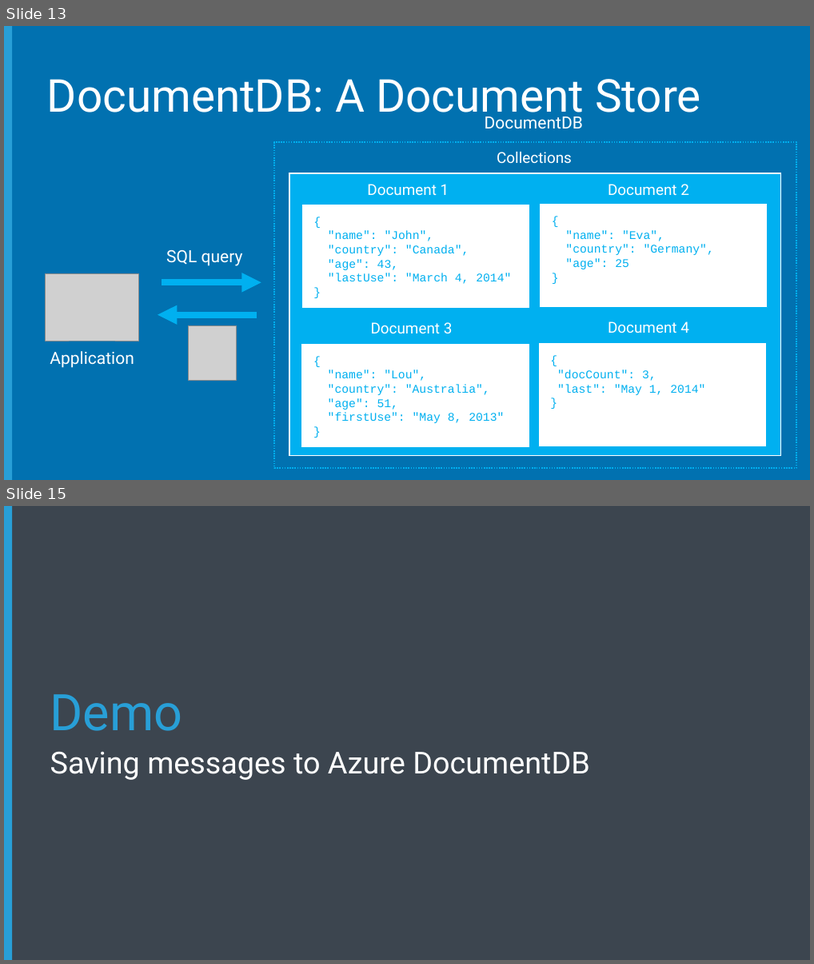
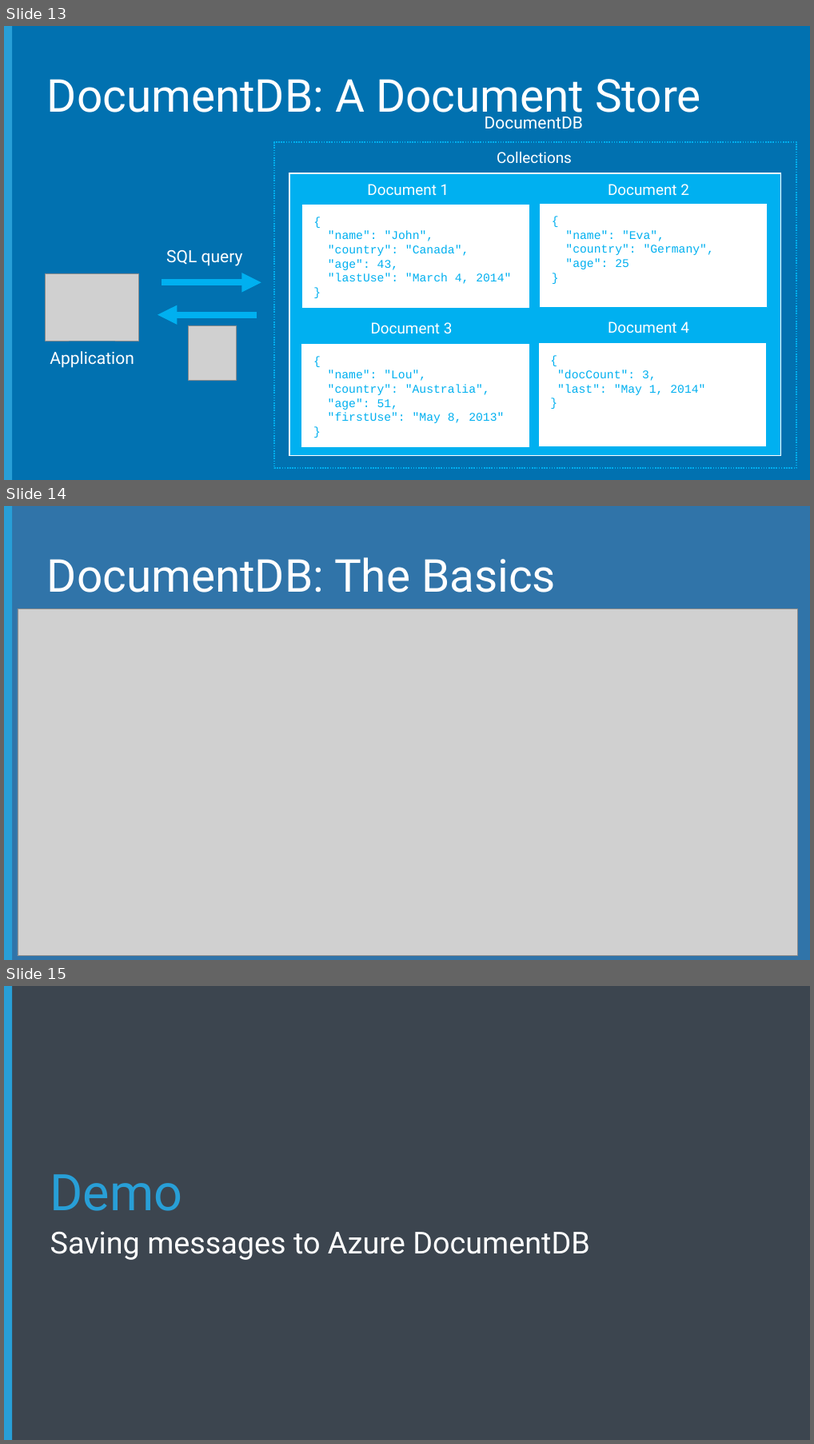
Before and after one commit to Microsoft-Web/NodeCamp, a slide deck: Presentation/BuildingTheBackend/BuildingTheBackend.pptx. Shown one above the other, each under a label of ours: slides 13 and 15 before the commit, slides 13, 14 and 15 after it; the slides between them are not shown. The pictures are 814x964 and 814x1444 pixels, drawn with LibreOffice and Linux fonts; fonts in the diff are those of the drawing; grey boxes stand for pictures; background and template pictures are left out. Boxes give left, top, right and bottom in pixels: in the first picture for what was removed or moved away, otherwise in the second. Text is boxed around its words. In the diff, an @@ line names an element or a change of style, - is before the commit and + after.

```diff
--- a/Presentation/BuildingTheBackend/BuildingTheBackend.pptx
+++ b/Presentation/BuildingTheBackend/BuildingTheBackend.pptx
@@ slide 14 added at bbox=[4, 506, 810, 960], background #3074A9; not listed: 1 template element that a slide beside it also shows @@
@@ title added at bbox=[47, 557, 556, 592], 54 pt, text #FFFFFF @@
+DocumentDB: The Basics
@@ picture added at bbox=[18, 609, 798, 956] @@
```
Also in this commit, not shown: 7 slides changed, 1 slide removed, 6 other files.
